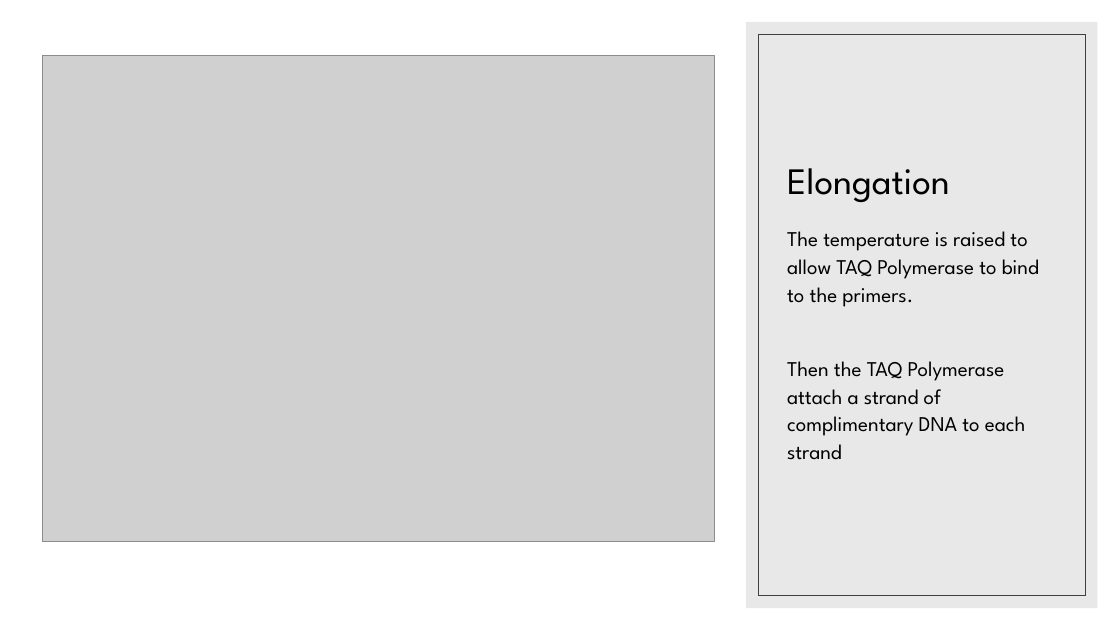
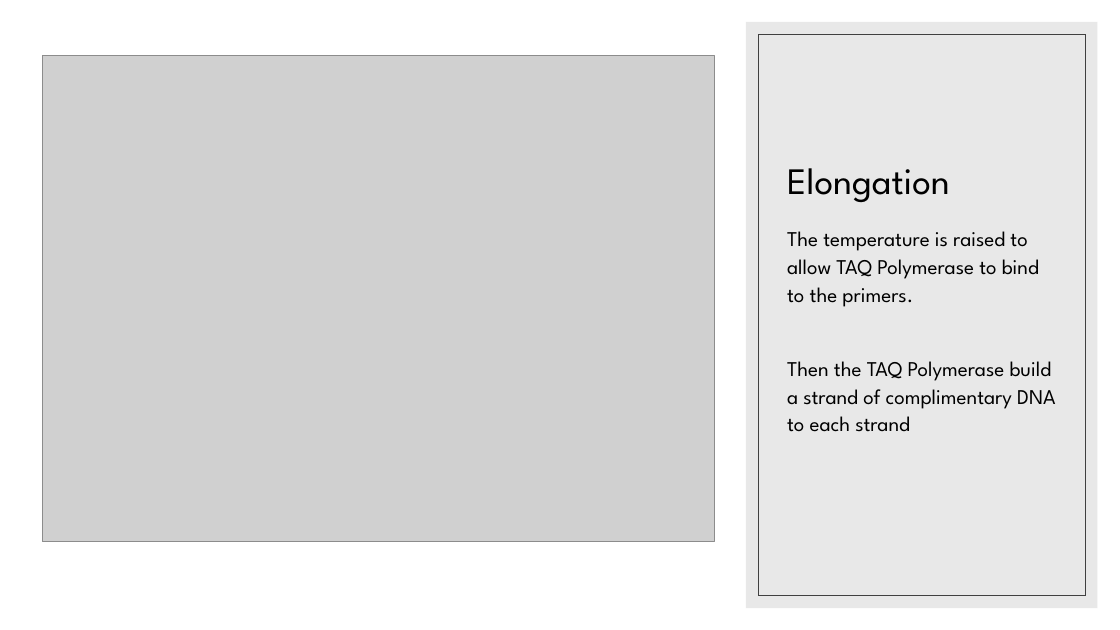
Before and after one commit to AlikanakelaKarwowski/Project-1-Group-8, a slide deck: slide 9 of PCR in Python.pptx. Drawn at 1120x630 pixels with LibreOffice and Linux fonts; fonts in the diff are those of the drawing; grey boxes stand for pictures. Boxes give left, top, right and bottom in pixels: in the first picture for what was removed or moved away, otherwise in the second. Text is boxed around its words. In the diff, an @@ line names an element or a change of style, - is before the commit and + after.

```diff
--- a/PCR in Python.pptx
+++ b/PCR in Python.pptx
@@ text at (x1=787, y1=361, x2=1055, y2=432): text changed @@
-Then the TAQ Polymerase attach a strand of complimentary DNA to each strand
+Then the TAQ Polymerase build a strand of complimentary DNA to each strand
```
Also in this commit, not shown: 5 other slides changed, 1 slide removed.
